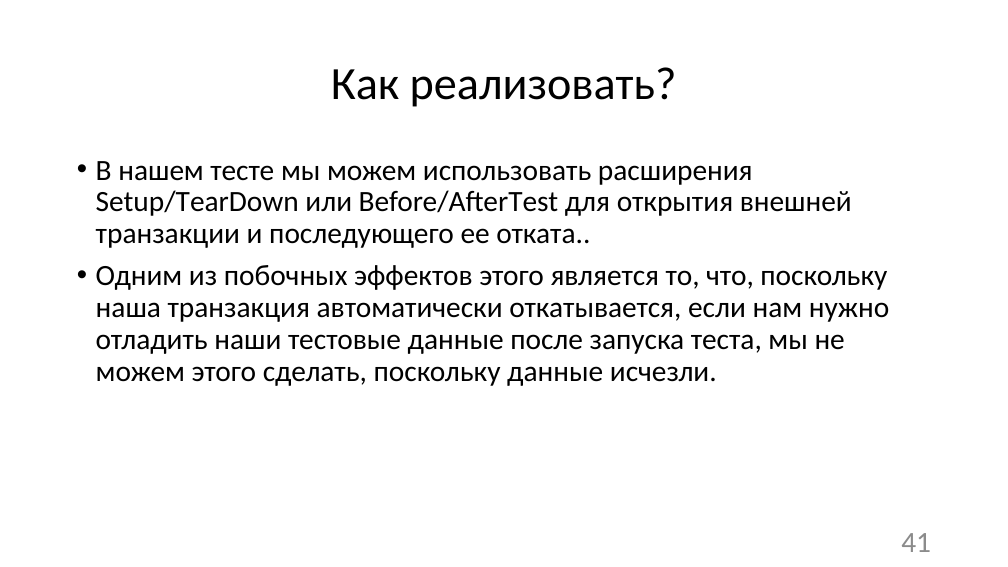
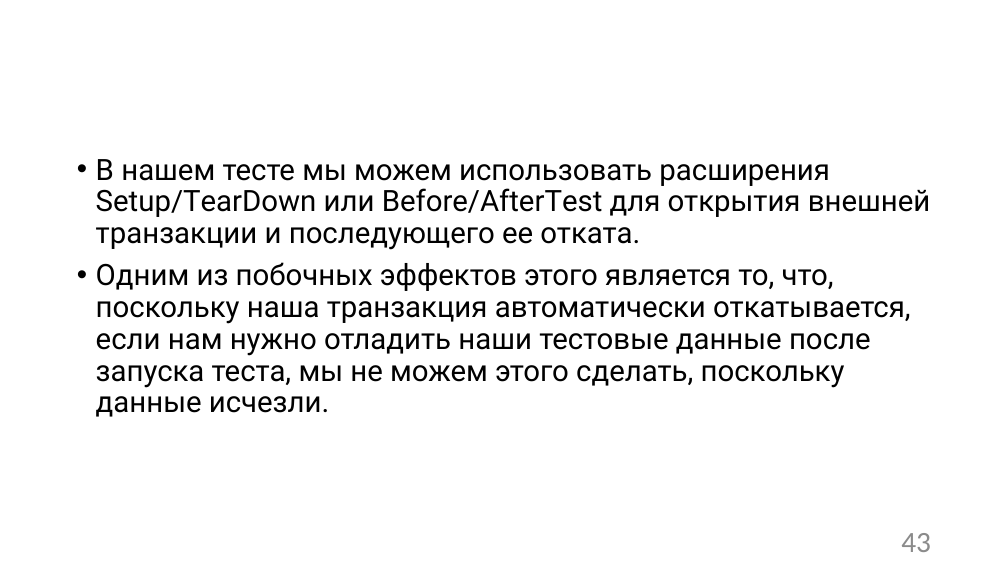
Before and after one commit to Sa1Gur/DbTest.Containers, a slide deck: slide 43 of DbaseTesting.pptx (slide 41 before the commit). Drawn at 1008x567 pixels with LibreOffice and Linux fonts; fonts in the diff are those of the drawing; background and template pictures are left out. Boxes give left, top, right and bottom in pixels: in the first picture for what was removed or moved away, otherwise in the second. Text is boxed around its words. In the diff, an @@ line names an element or a change of style, - is before the commit and + after.

```diff
--- a/DbaseTesting.pptx
+++ b/DbaseTesting.pptx
@@ title at [331,67,677,107]: text changed; font Calibri to Roboto; text colour #000000 to #FFFFFF @@
-Как реализовать?
+Особенности реализации
@@ text at [96,159,931,250]: text changed; font Calibri to Roboto @@
-• В нашем тесте мы можем использовать расширения Setup/TearDown или Before/AfterTest для открытия внешней транзакции и последующего ее отката..
+• В нашем тесте мы можем использовать расширения Setup/TearDown или Before/AfterTest для открытия внешней транзакции и последующего ее отката.
@@ text at [96,262,910,417]: font Calibri to Roboto in "Одним из побочных эффектов этого является то, ..." @@
@@ page number at [901,533,931,552]: text changed @@
-41
+43
```
Also in this commit, not shown: 80 other slides changed, 5 slides added, 5 other files.
